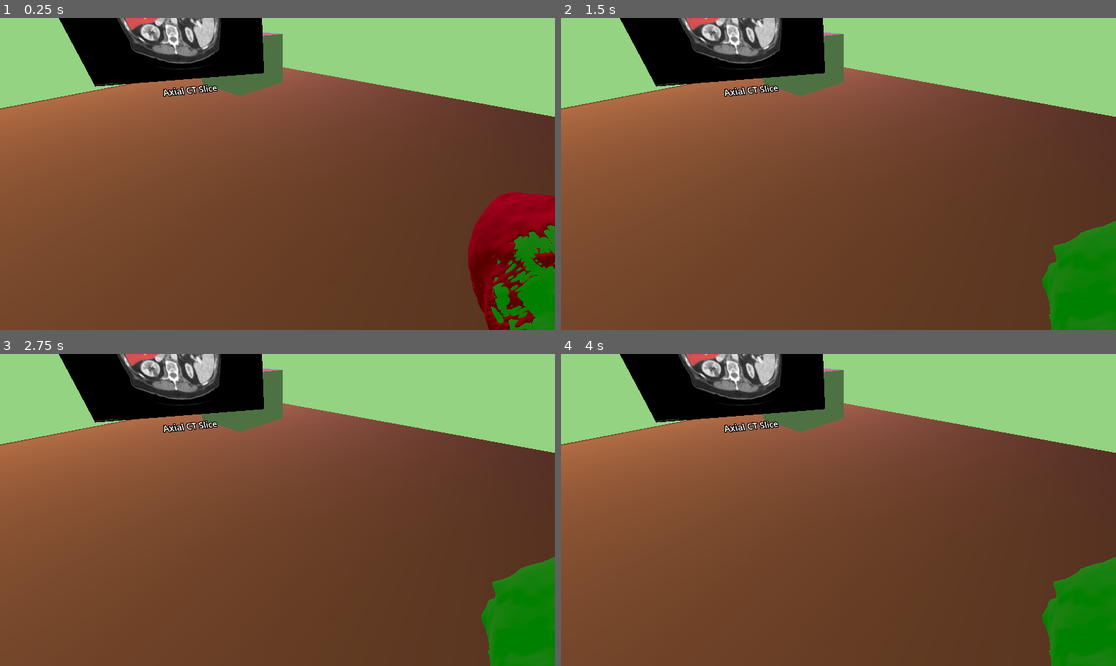
Above: before the commit, frames 1-4 (two rows, left to right).
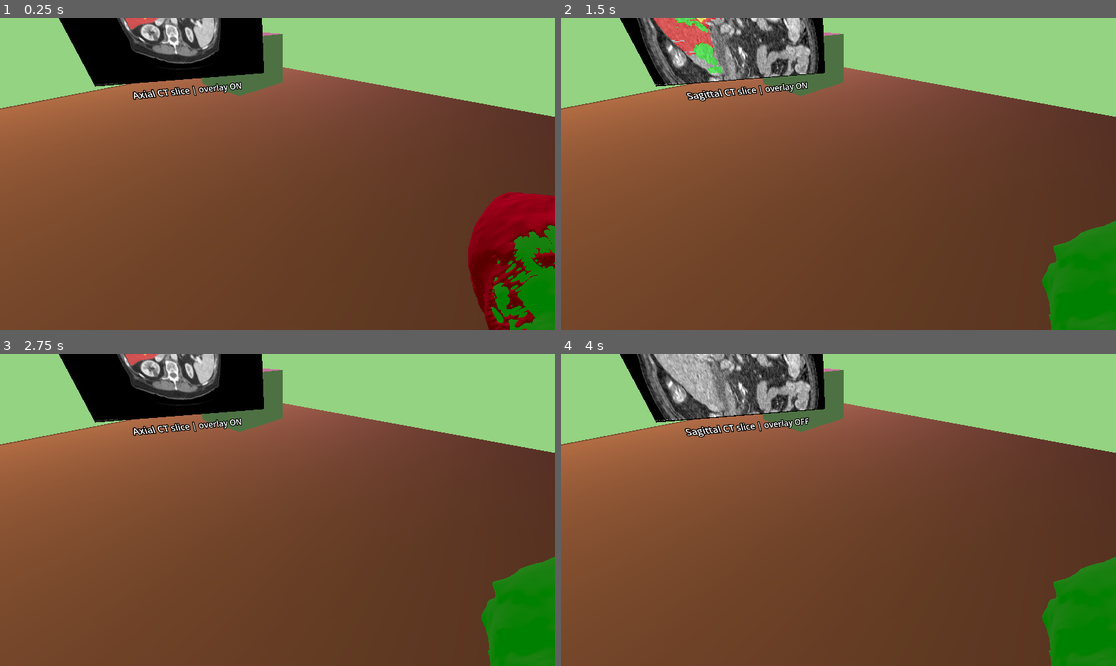
Above: after the commit, the same moments.

Repository: marcelbiezunski/imhotep-vr-biomed
Game: Godot game, scene res://node_3d.tscn
Two runs of this game, one before a commit and one after it. Both use one fixed random seed, a clock stepped at 60 frames per second and the inputs below.
Inputs:
- Up to frame 1 (0.25 s): no input
- Up to frame 2 (1.5 s): tap Enter (ui_accept) at 0.5, 0.77, 1.25 s; tap N at 0.6 s; tap B at 0.8, 1.35 s; hold A from 1.28 s (still down)
- Up to frame 3 (2.75 s): tap Enter (ui_accept) at 1.52, 2 s; tap Y at 1.55, 2.1 s; release A at 2.03 s; tap N at 2.3 s
- Up to frame 4 (4 s): tap Enter (ui_accept) at 2.75, 3.02, 3.5, 3.77 s; tap N at 2.85 s; tap B at 3.05, 3.6 s; hold A from 3.53 s (still down); tap Y at 3.8 s

The runs differ from the first frame. In frame 1, 0.4% of the frame differs, in the area x 23-44%, y 20-27%; in frame 2, 5.9%; in frame 3, 0.4%; in frame 4, 5.9%, in the area x 13-47%, y 0-27%.

Commit message:
added 6 pngs (3 plain and 3 with overlay) added functionality to change them and toggle the overlay mode

Diff:
--- a/godot_vr_app/node_3d.tscn
+++ b/godot_vr_app/node_3d.tscn
@@ -10,6 +10,12 @@
 [ext_resource type="Script" uid="uid://br0uv14rk5h6t" path="res://tool_palette.gd" id="8_4arys"]
 [ext_resource type="PackedScene" uid="uid://c8ne202fstl5c" path="res://button_3d.tscn" id="9_6iypd"]
 [ext_resource type="Texture2D" uid="uid://ba78a0jdtukh7" path="res://assets/patient1/axial_mass.png" id="10_6iypd"]
+[ext_resource type="Script" uid="uid://bc8h07hlpo545" path="res://slice_screen_anchor.gd" id="10_tereu"]
+[ext_resource type="Texture2D" uid="uid://2ebq11i1xxcb" path="res://assets/patient1/axial_mass_nocolor.png" id="11_tcnuu"]
+[ext_resource type="Texture2D" uid="uid://co56fbt5n4ice" path="res://assets/patient1/coronal_mass_nocolor.png" id="13_tuemg"]
+[ext_resource type="Texture2D" uid="uid://b15oeqg6ne5gn" path="res://assets/patient1/coronal_mass.png" id="14_i0g27"]
+[ext_resource type="Texture2D" uid="uid://vawyx2uqtfnw" path="res://assets/patient1/sagittal_mass_nocolor.png" id="15_ealrb"]
+[ext_resource type="Texture2D" uid="uid://bd6n2374at16u" path="res://assets/patient1/sagittal_mass.png" id="16_jsnrv"]
 
 [sub_resource type="Gradient" id="Gradient_wc5p8"]
 
@@ -235,6 +241,15 @@
 
 [node name="SliceScreenAnchor" type="Node3D" parent="MedicalWorkspace"]
 transform = Transform3D(-0.50000006, -0.8660254, 3.7855173e-08, 0, -4.371139e-08, -1, 0.8660254, -0.50000006, 2.1855696e-08, 5, 2, 4)
+script = ExtResource("10_tereu")
+slice_screen_path = NodePath("SliceScreen")
+title_label_path = NodePath("SliceTitle")
+axial_plain = ExtResource("11_tcnuu")
+axial_overlay = ExtResource("10_6iypd")
+coronal_plain = ExtResource("13_tuemg")
+coronal_overlay = ExtResource("14_i0g27")
+sagittal_plain = ExtResource("15_ealrb")
+sagittal_overlay = ExtResource("16_jsnrv")
 
 [node name="SliceScreen" type="MeshInstance3D" parent="MedicalWorkspace/SliceScreenAnchor"]
 material_override = SubResource("StandardMaterial3D_tereu")
--- /dev/null
+++ b/godot_vr_app/slice_screen_anchor.gd
@@ -0,0 +1,96 @@
+extends Node3D
+
+@export var slice_screen_path: NodePath
+@export var title_label_path: NodePath
+
+@export var axial_plain: Texture2D
+@export var axial_overlay: Texture2D
+@export var coronal_plain: Texture2D
+@export var coronal_overlay: Texture2D
+@export var sagittal_plain: Texture2D
+@export var sagittal_overlay: Texture2D
+
+@onready var slice_screen: MeshInstance3D = get_node(slice_screen_path)
+@onready var title_label: Label3D = get_node(title_label_path)
+
+var current_view_index := 0
+var overlay_enabled := true
+
+var views := []
+
+
+func _ready() -> void:
+    views = [
+        {
+            "name": "Axial CT slice",
+            "plain": axial_plain,
+            "overlay": axial_overlay
+        },
+        {
+            "name": "Coronal CT slice",
+            "plain": coronal_plain,
+            "overlay": coronal_overlay
+        },
+        {
+            "name": "Sagittal CT slice",
+            "plain": sagittal_plain,
+            "overlay": sagittal_overlay
+        }
+    ]
+
+    update_slice_screen()
+
+
+func next_view() -> void:
+    current_view_index = (current_view_index + 1) % views.size()
+    update_slice_screen()
+
+
+func previous_view() -> void:
+    current_view_index = (current_view_index - 1 + views.size()) % views.size()
+    update_slice_screen()
+
+
+func toggle_overlay() -> void:
+    overlay_enabled = not overlay_enabled
+    update_slice_screen()
+
+
+func update_slice_screen() -> void:
+    var current_view = views[current_view_index]
+
+    var texture: Texture2D
+    if overlay_enabled:
+        texture = current_view["overlay"]
+    else:
+        texture = current_view["plain"]
+
+    set_screen_texture(texture)
+
+    var overlay_text := "overlay ON" if overlay_enabled else "overlay OFF"
+    title_label.text = current_view["name"] + " | " + overlay_text
+
+
+func set_screen_texture(texture: Texture2D) -> void:
+    if texture == null:
+        push_warning("Slice texture is null.")
+        return
+
+    var mat := StandardMaterial3D.new()
+    mat.albedo_texture = texture
+    mat.shading_mode = BaseMaterial3D.SHADING_MODE_UNSHADED
+
+    slice_screen.material_override = mat
+
+    print("Changed slice texture to: ", texture.resource_path)
+
+
+func _unhandled_input(event: InputEvent) -> void:
+    if event is InputEventKey and event.pressed:
+        match event.keycode:
+            KEY_N:
+                next_view()
+            KEY_B:
+                previous_view()
+            KEY_Y:
+                toggle_overlay()
Not shown: 1 places in godot_vr_app/node_3d.tscn that only renumber resources
Not shown, added: godot_vr_app/slice_screen_anchor.gd.uid
